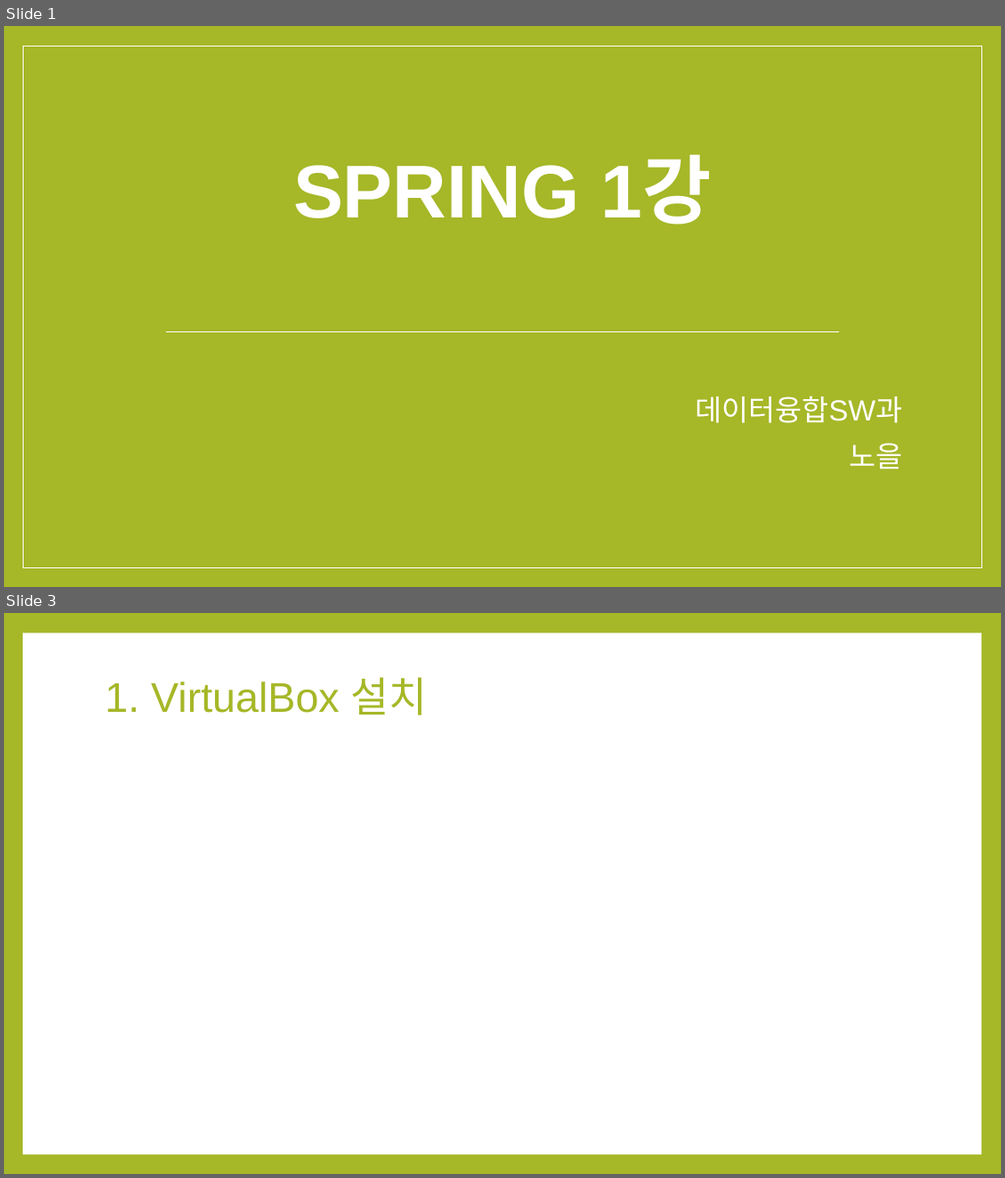
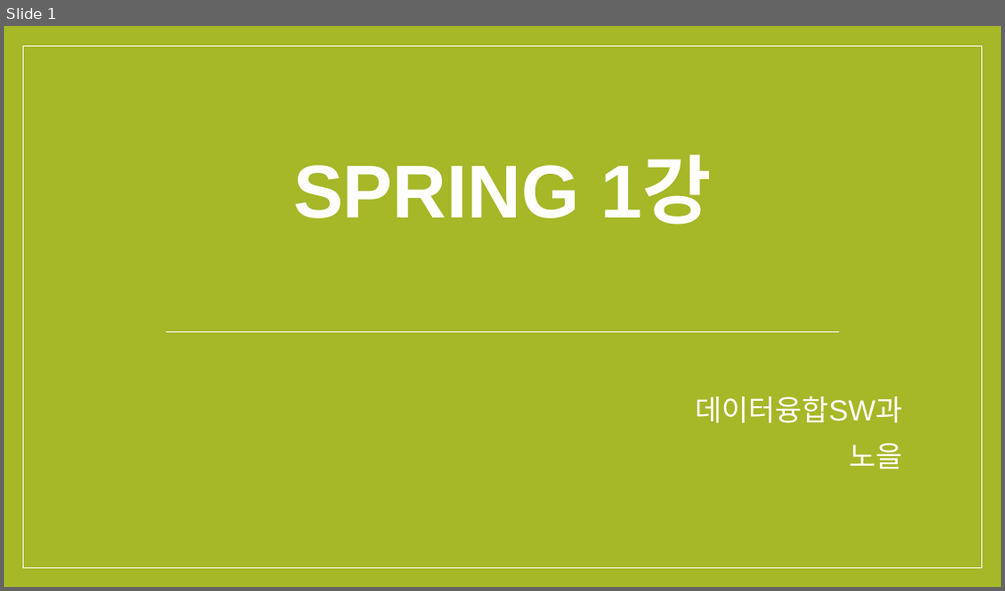
Before and after one commit to noheul1030/KOPO-Spring, a slide deck: KOPO-Spring(윤교수님)/Spring과제/Spring1강PPT.pptx. Shown one above the other, each under a label of ours: slides 1 and 3 before the commit, slide 1 after it; the slides between them are not shown. The pictures are 1005x1178 and 1005x591 pixels, drawn with LibreOffice and Linux fonts; fonts in the diff are those of the drawing. Boxes give left, top, right and bottom in pixels: in the first picture for what was removed or moved away, otherwise in the second. Text is boxed around its words. In the diff, an @@ line names an element or a change of style, - is before the commit and + after.

```diff
--- a/KOPO-Spring(윤교수님)/Spring과제/Spring1강PPT.pptx
+++ b/KOPO-Spring(윤교수님)/Spring과제/Spring1강PPT.pptx
@@ slide 3 removed at (x1=4, y1=613, x2=1001, y2=1174), background #A6B727 @@
@@ rectangle removed at (x1=23, y1=633, x2=981, y2=1154) @@
@@ title removed at (x1=105, y1=677, x2=428, y2=715) @@
-1. VirtualBox 설치
```
Also in this commit, not shown: 9 slides added, 11 other slides removed.
